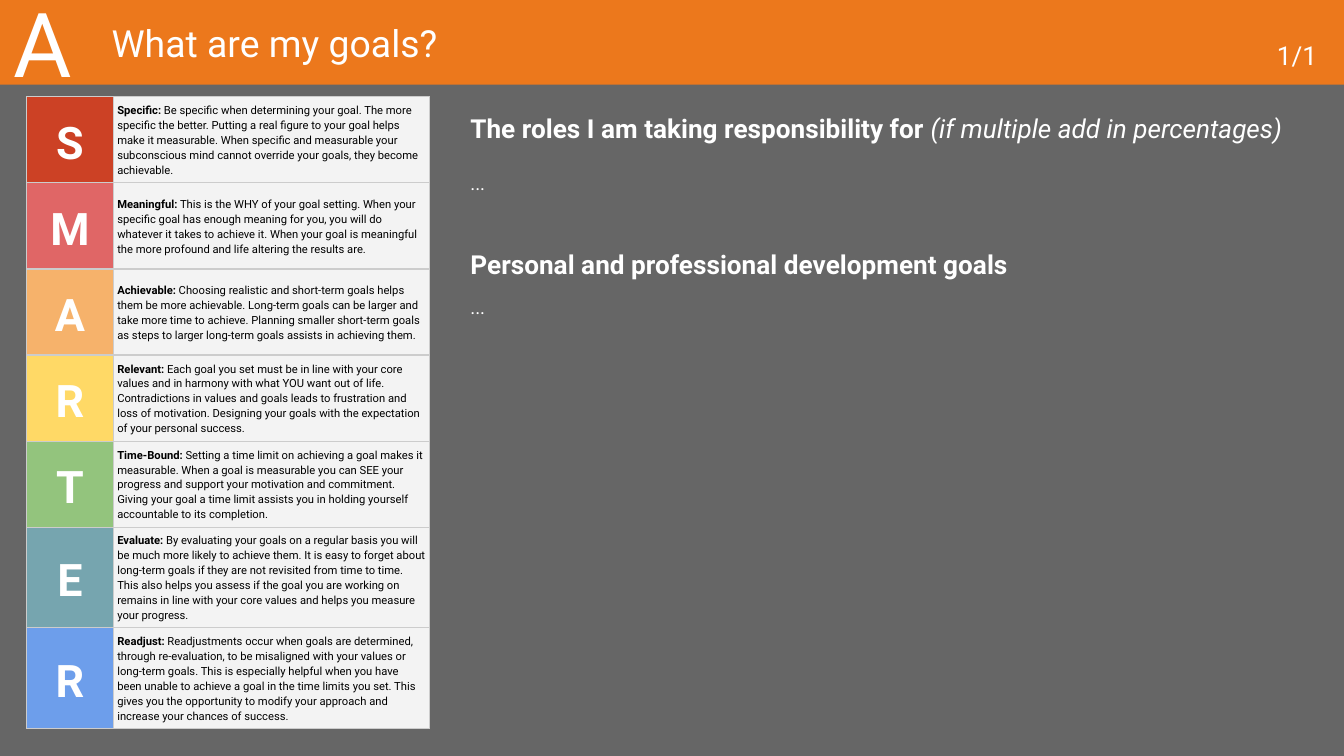
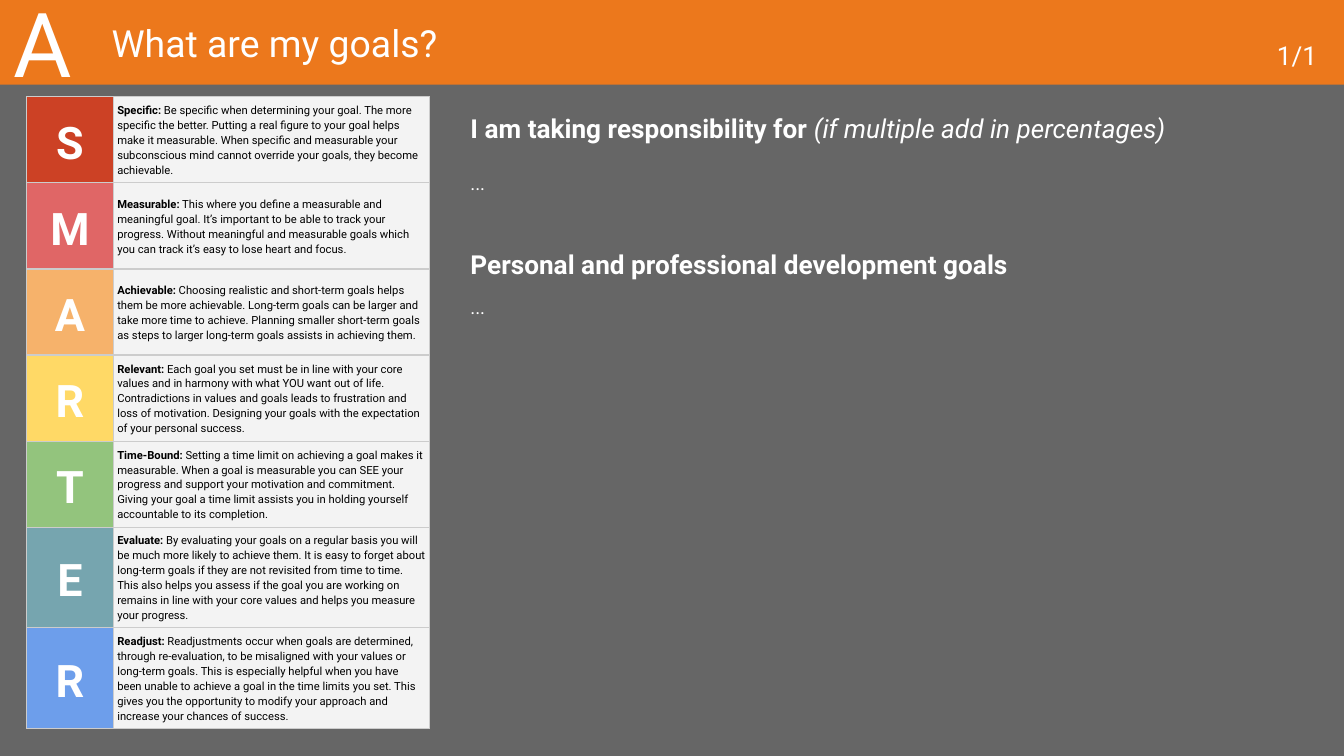
Before and after one commit to PsDragon/ADSAI_FOR_SECOND_YEARS, a slide deck: slide 7 of docs/Year1/BlockD/MS Assignment Template/Learning Log - Y1D_2022-23_ADSAI.pptx. Drawn at 1344x756 pixels with LibreOffice and Linux fonts; fonts in the diff are those of the drawing. Boxes give left, top, right and bottom in pixels: in the first picture for what was removed or moved away, otherwise in the second. Text is boxed around its words. In the diff, an @@ line names an element or a change of style, - is before the commit and + after.

```diff
--- a/docs/Year1/BlockD/MS Assignment Template/Learning Log - Y1D_2022-23_ADSAI.pptx
+++ b/docs/Year1/BlockD/MS Assignment Template/Learning Log - Y1D_2022-23_ADSAI.pptx
@@ table at <box>27,97,429,728</box> @@
-row 2, column 2: Meaningful: This is the WHY of your goal setting. When your specific goal has enough meaning for you, you will do whatever it takes to achieve it. When your goal is meaningful the more profound and life altering the results are.
+row 2, column 2: Measurable: This where you define a measurable and meaningful goal. It’s important to be able to track your progress. Without meaningful and measurable goals which you can track it’s easy to lose heart and focus.
@@ subtitle at <box>470,117,1166,144</box>: text changed; bold off; italic on @@
-The roles I am taking responsibility for (if multiple add in percentages)
+I am taking responsibility for (if multiple add in percentages)
```
Also in this commit, not shown: 10 other slides changed, 2 slides added, 6 other files.
